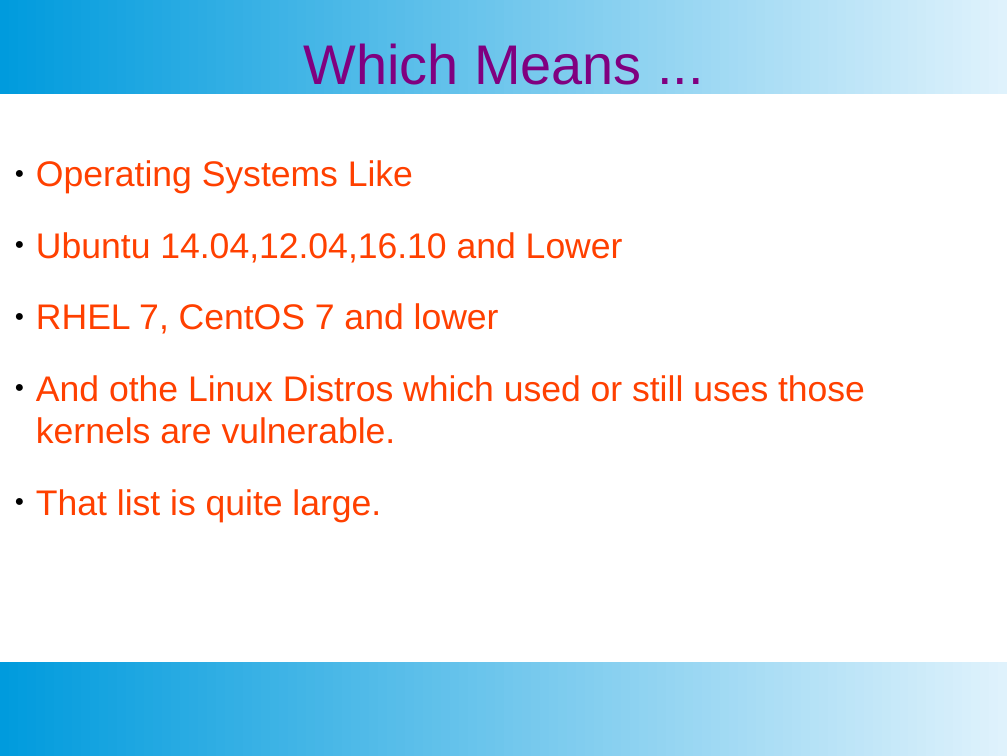
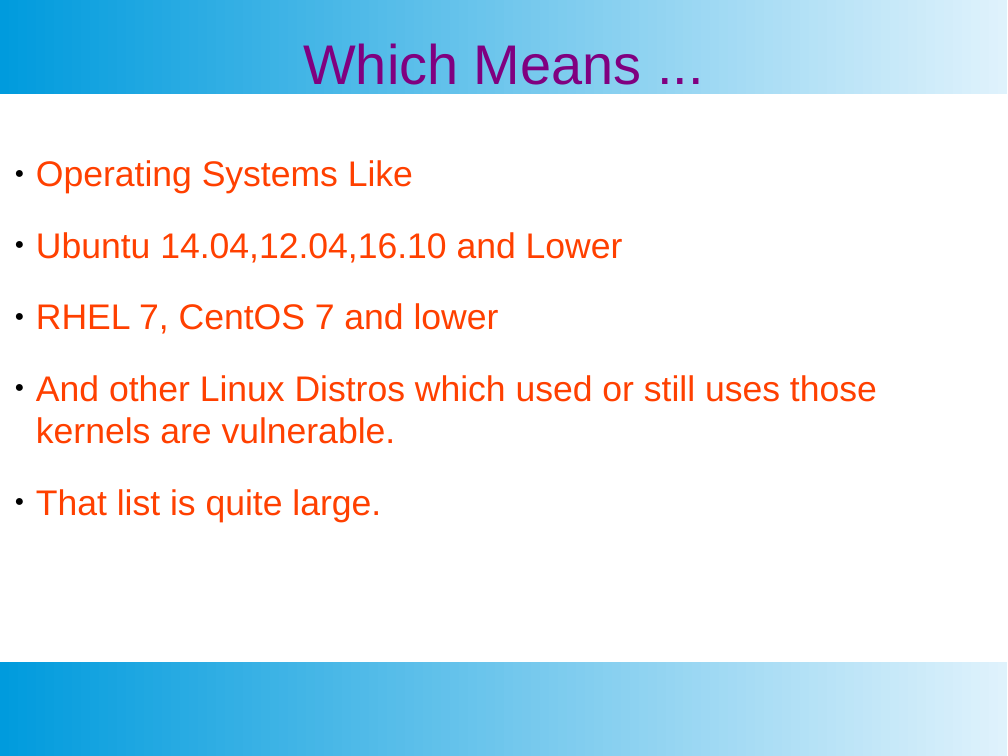
Before and after one commit to SubhajitCode/Seminar, a slide deck: slide 5 of Seminar 02/Seminar 2.pptx. Drawn at 1008x756 pixels with LibreOffice and Linux fonts; fonts in the diff are those of the drawing. Boxes give left, top, right and bottom in pixels: in the first picture for what was removed or moved away, otherwise in the second. Text is boxed around its words. In the diff, an @@ line names an element or a change of style, - is before the commit and + after.

```diff
--- a/Seminar 02/Seminar 2.pptx
+++ b/Seminar 02/Seminar 2.pptx
@@ text at (36, 160, 623, 522): indent changed @@
@@ text at (36, 375, 877, 444): text changed @@
-● And othe Linux Distros which used or still uses those kernels are vulnerable.
+● And other Linux Distros which used or still uses those kernels are vulnerable.
```
Also in this commit, not shown: 25 other slides changed, 1 slide added, 8 other files.
